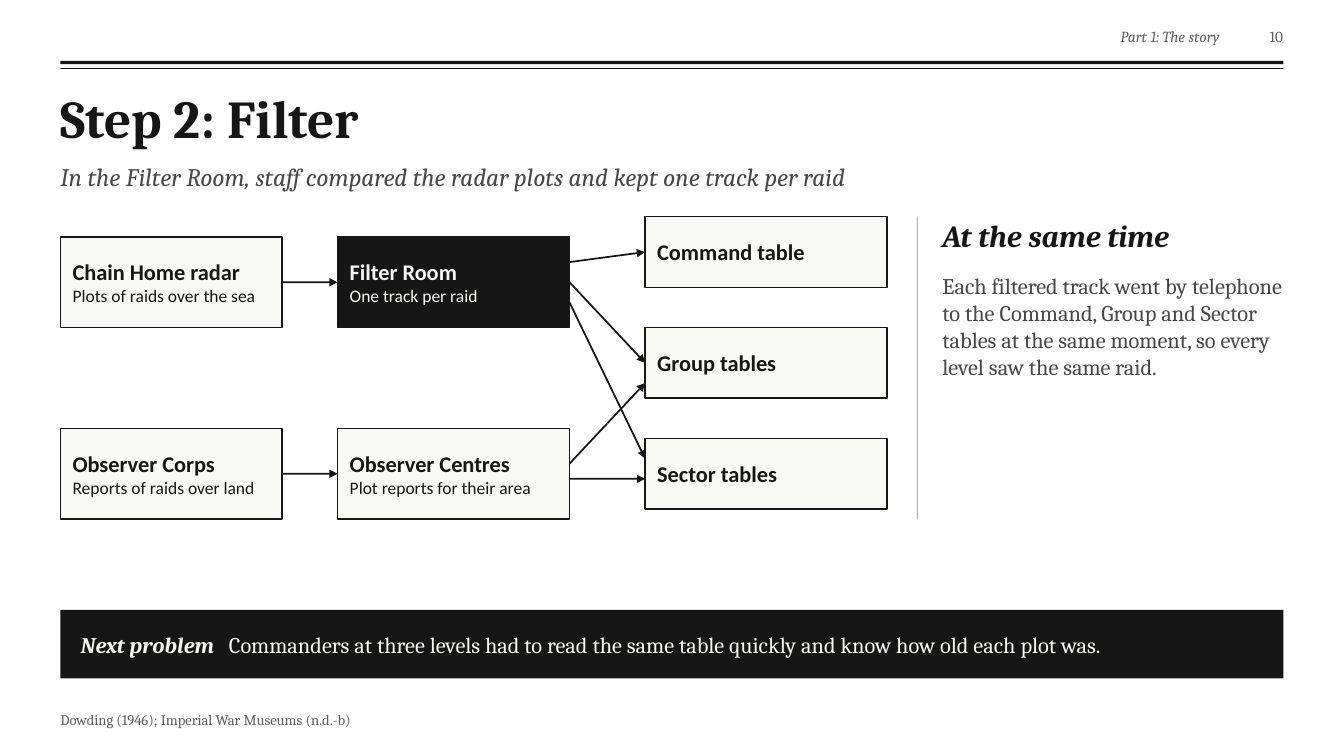
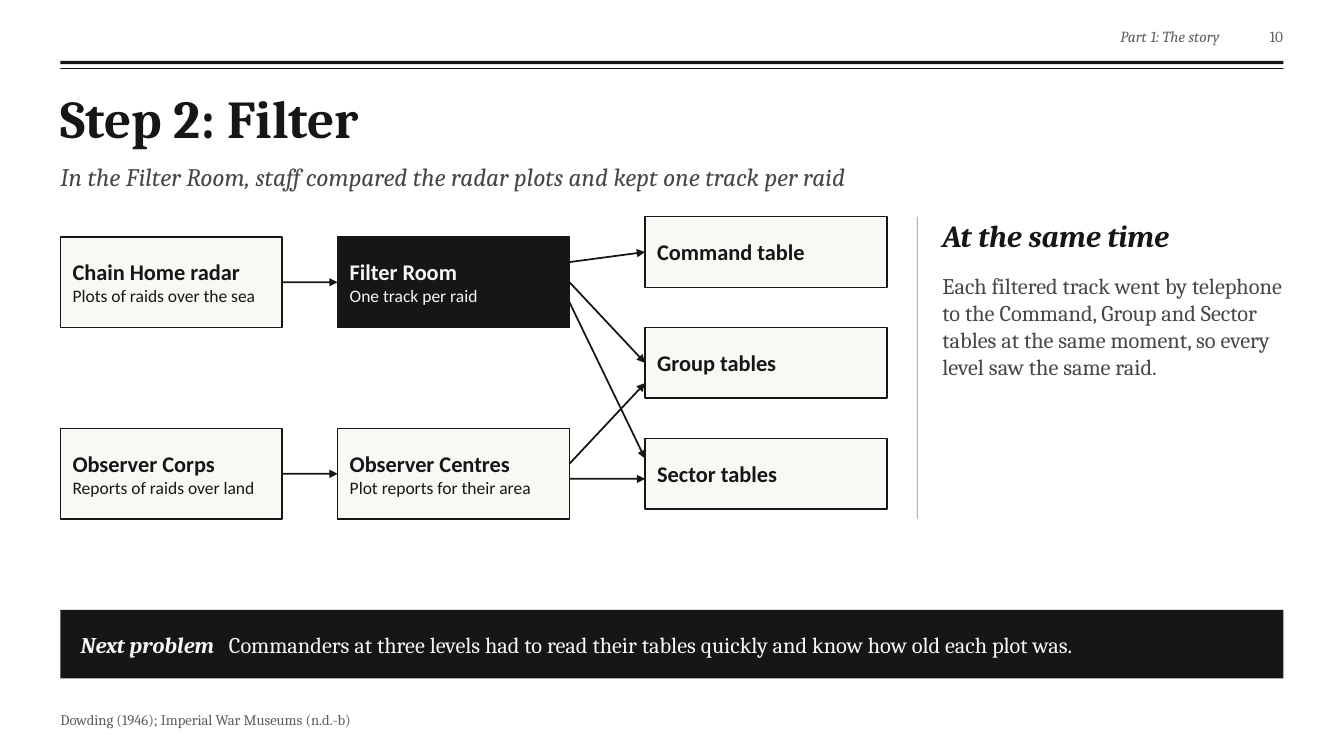
Before and after one commit to fengyiqicoder/fumadocs, a slide deck: slide 10 of dowding-presentation/Dowding_Effective_Communication.pptx. Drawn at 1344x756 pixels with LibreOffice and Linux fonts; fonts in the diff are those of the drawing; background and template pictures are left out. Boxes give left, top, right and bottom in pixels: in the first picture for what was removed or moved away, otherwise in the second. Text is boxed around its words. In the diff, an @@ line names an element or a change of style, - is before the commit and + after.

```diff
--- a/dowding-presentation/Dowding_Effective_Communication.pptx
+++ b/dowding-presentation/Dowding_Effective_Communication.pptx
@@ text at (x1=81, y1=637, x2=1073, y2=658): text changed @@
-Next problem Commanders at three levels had to read the same table quickly and know how old each plot was.
+Next problem Commanders at three levels had to read their tables quickly and know how old each plot was.
```
Also in this commit, not shown: 14 other slides changed, 2 other files.
